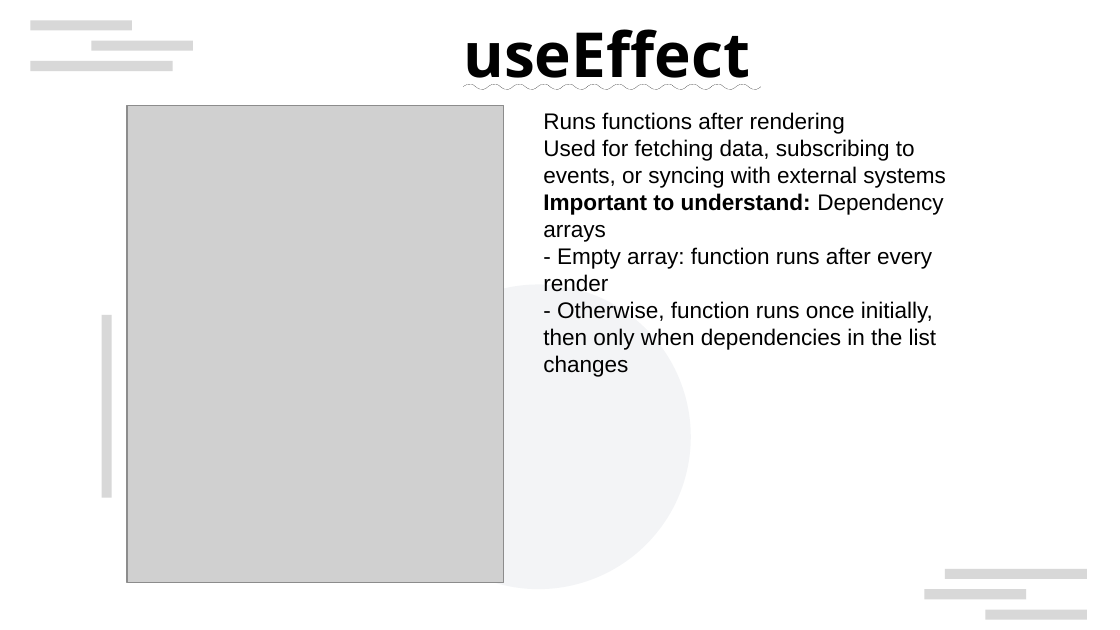
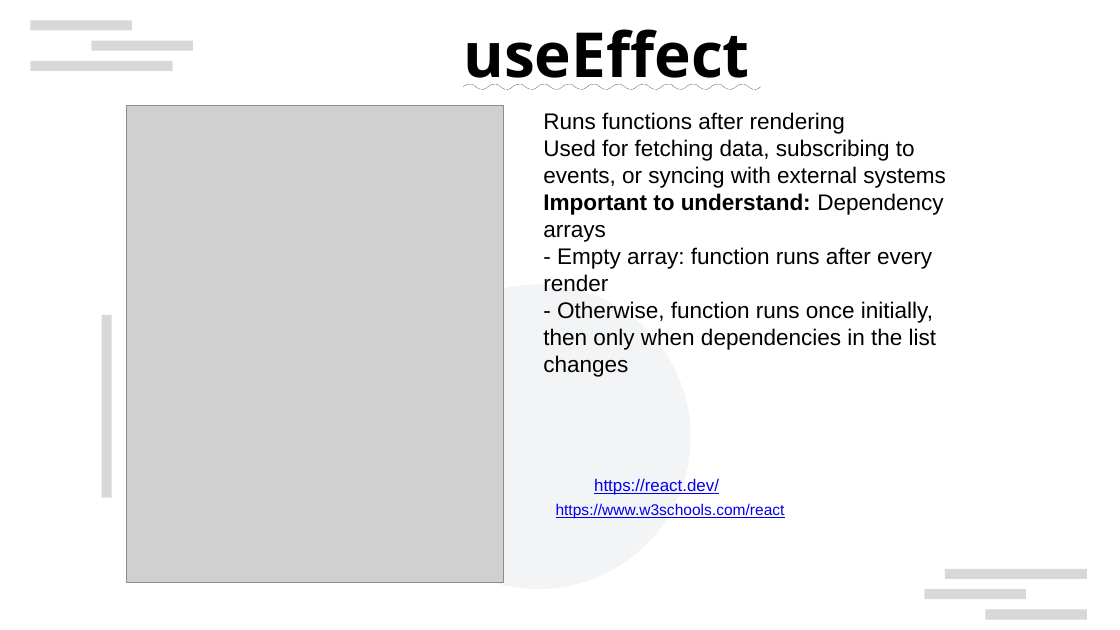
Before and after one commit to TonyLiu0226/toDoListTutorial, a slide deck: slide 30 of frontend_presentation.pptx (slide 29 before the commit). Drawn at 1120x630 pixels with LibreOffice and Linux fonts; fonts in the diff are those of the drawing; grey boxes stand for pictures; background and template pictures are left out. Boxes give left, top, right and bottom in pixels: in the first picture for what was removed or moved away, otherwise in the second. Text is boxed around its words. In the diff, an @@ line names an element or a change of style, - is before the commit and + after.

```diff
--- a/frontend_presentation.pptx
+++ b/frontend_presentation.pptx
@@ text added at (594,478,719,495), 12 pt, text #0000EE, underline @@
+https://react.dev/
@@ text added at (556,503,785,518), 11 pt, text #0000EE, underline @@
+https://www.w3schools.com/react
```
Also in this commit, not shown: 10 other slides changed, 1 slide added, 11 other files.
